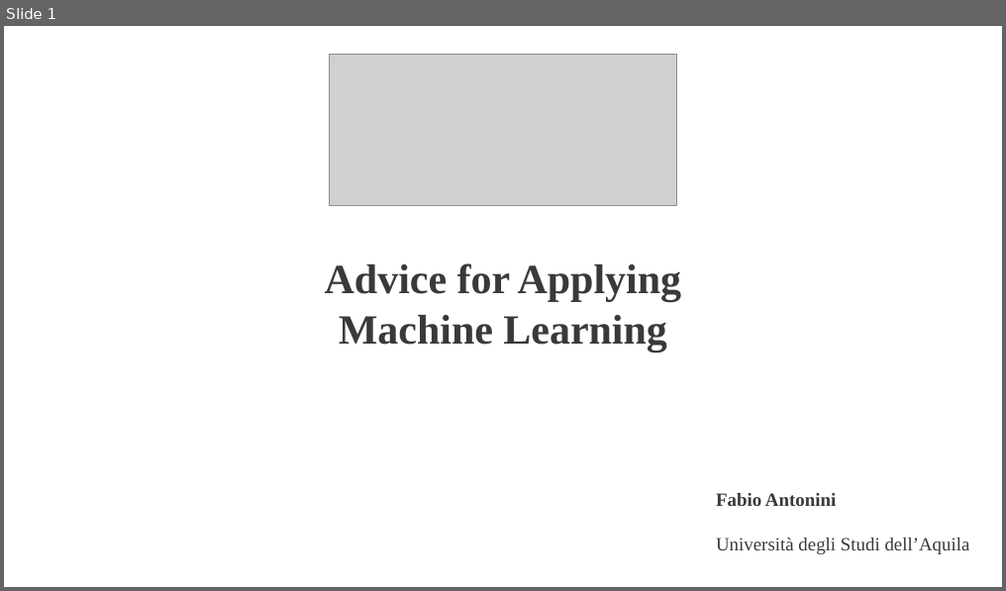
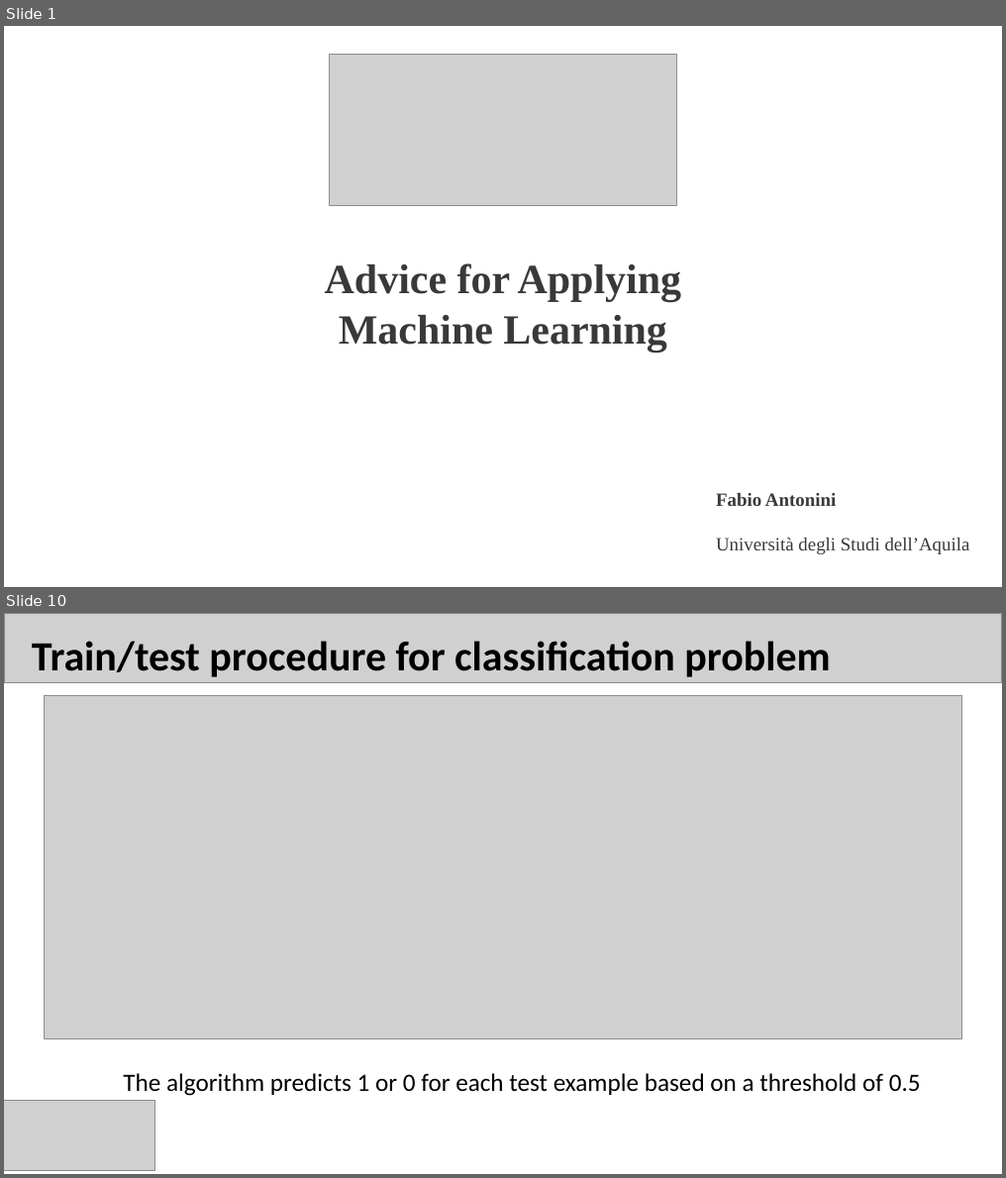
Before and after one commit to fabioantonini/introduction-machine-learning-for-engineers, a slide deck: Lectures/NeuralNetworks/w3/Slides/AdviceForApplyingMachineLearning.ppt. Shown one above the other, each under a label of ours: slide 1 before the commit, slides 1 and 10 after it; the slides between them are not shown. The pictures are 1006x591 and 1006x1178 pixels, drawn with LibreOffice and Linux fonts; fonts in the diff are those of the drawing; grey boxes stand for pictures; background and template pictures are left out. Boxes give left, top, right and bottom in pixels: in the first picture for what was removed or moved away, otherwise in the second. Text is boxed around its words. In the diff, an @@ line names an element or a change of style, - is before the commit and + after.

```diff
--- a/Lectures/NeuralNetworks/w3/Slides/AdviceForApplyingMachineLearning.ppt
+++ b/Lectures/NeuralNetworks/w3/Slides/AdviceForApplyingMachineLearning.ppt
@@ slide 10 added at box(4, 613, 1002, 1174), background #FFFFFF @@
@@ picture added at box(4, 613, 1001, 683) @@
@@ text added at box(32, 641, 831, 677), 40 pt, text #000000, bold @@
+Train/test procedure for classification problem
@@ picture added at box(44, 695, 961, 1039) @@
@@ text added at box(123, 1073, 921, 1096), 24 pt, text #000000 @@
+The algorithm predicts 1 or 0 for each test example based on a threshold of 0.5
@@ picture added at box(4, 1100, 154, 1170) @@
```
Also in this commit, not shown: 9 other slides added, 1 slide removed, 2 other files.
